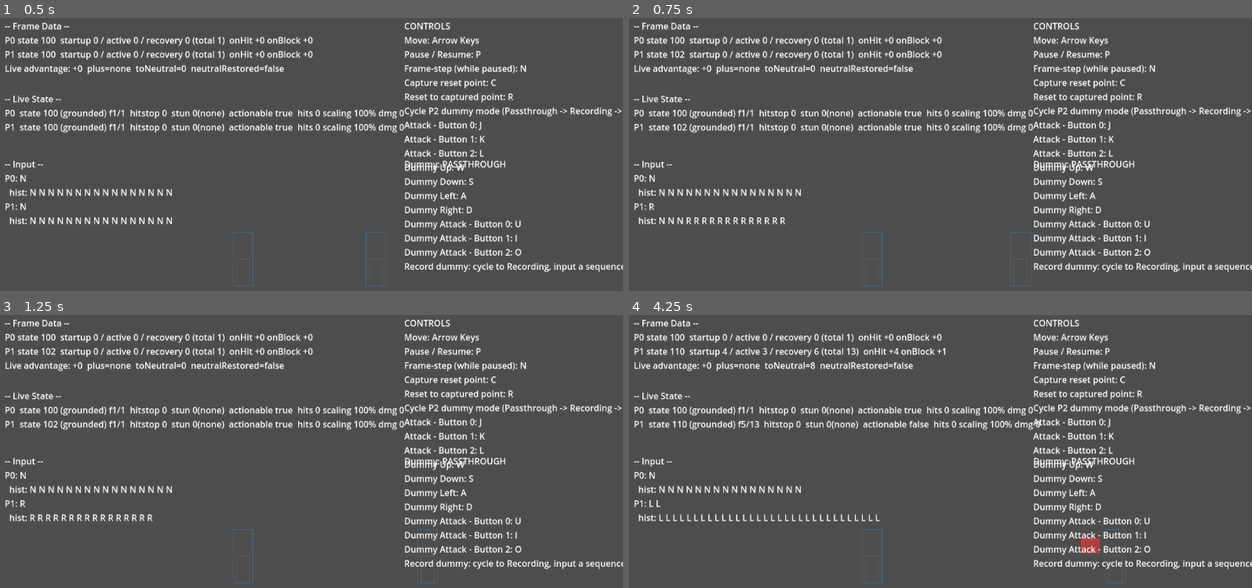
Above: before the commit, frames 1-4 (two rows, left to right).
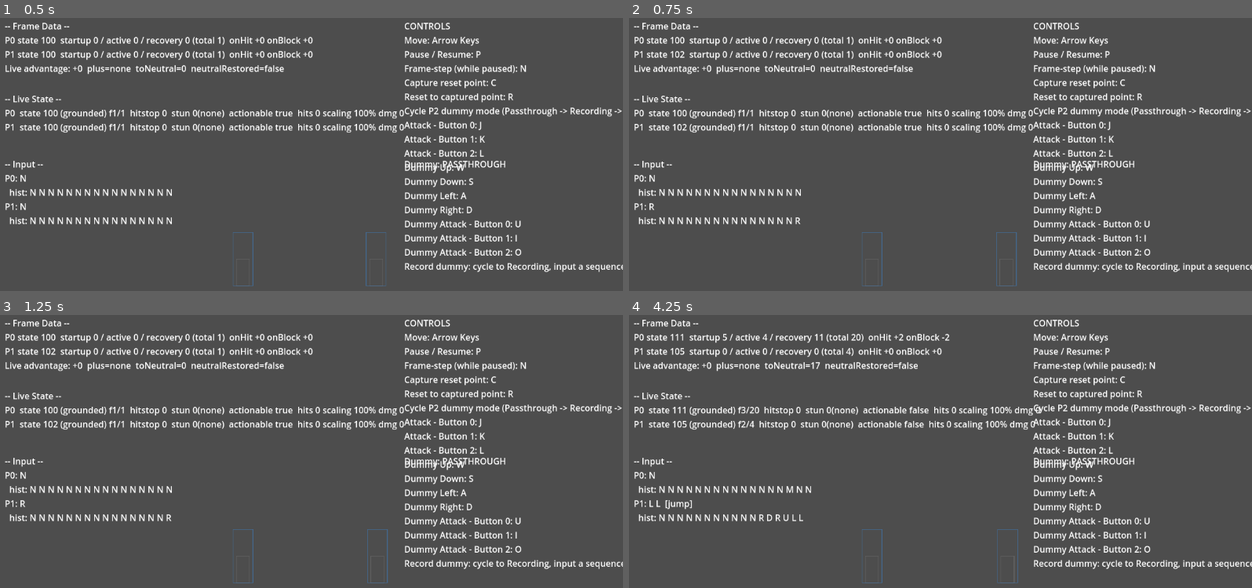
Above: after the commit, the same moments.

Repository: thetitan555/FoggyGlass
Game: Godot game, scene res://scenes/training_mode.tscn
Two runs of this game, one before a commit and one after it. Both use one fixed random seed, a clock stepped at 60 frames per second and the inputs below. This scene is started directly instead of the project's main scene.
Inputs:
- Up to frame 1 (0.5 s): no input
- Up to frame 2 (0.75 s): tap Enter at 0.5 s; hold D (tm_dummy_right) from 0.53 s (still down); hold N (tm_step) from 0.53 s (still down)
- Up to frame 3 (1.25 s): keep holding D (tm_dummy_right); keep holding N (tm_step)
- Up to frame 4 (4.25 s): tap R (tm_do_reset) at 1.25 s; release D (tm_dummy_right) at 1.28 s; release N (tm_step) at 1.28 s; hold S (tm_dummy_down) 1.28-2.03 s; tap J (tm_button_0) at 1.35 s; tap N (tm_step) every 0.75 s from 1.55 to 3.8 s; tap C (tm_capture_reset) at 2 s; hold D (tm_dummy_right) 2.03-2.78 s; hold K (tm_button_1) 2.03-2.78 s; hold W (tm_dummy_up) 2.78-3.53 s; tap L (tm_button_2) at 2.85 s; hold A (tm_dummy_left) from 3.53 s (still down); hold U (tm_dummy_button_0) from 3.53 s (still down)

Frame 1 is identical in both runs. In frame 2, 0.4% of the frame differs, in the area x 9-65%, y 72-99%; in frame 3, 0.5%; in frame 4, 3.3%, in the area x 4-80%, y 6-99%.

Commit message:
TKT-P1.1R3-03: frame-step auto-pause (decided, re-gate 4)
The bound frame-step control (N, tm_step) now calls set_paused(true) then
step_once(), so a human can step from a running sim in one press without
pausing first. Change lives in the binding (_unhandled_input); step_once()
itself is unchanged. Supersedes the provisional JC-045 non-auto-pause
binding.

Headless: from a running (unpaused) shell, invoking the bound tm_step handler
now leaves is_paused() true and advances exactly one tick
(test_control_surface.gd).

Diff:
--- a/game/scenes/training_mode.gd
+++ b/game/scenes/training_mode.gd
@@ -263,6 +263,14 @@
 	if event.is_action_pressed("tm_pause"):
 		set_paused(not is_paused())
 	elif event.is_action_pressed("tm_step"):
+		# TKT-P1.1R3-03 (training-mode.md "Frame-step auto-pause," decided at
+		# re-gate 4; supersedes the provisional JC-045 non-auto-pause binding).
+		# Auto-pause lives HERE, in the binding — set_paused(true) THEN
+		# step_once() — so a human can step from a RUNNING sim in one key
+		# press without pressing pause first. step_once() itself is unchanged
+		# (other callers, e.g. a test driving a session already paused, are
+		# unaffected).
+		set_paused(true)
 		step_once()
 	elif event.is_action_pressed("tm_capture_reset"):
 		capture_reset()
--- a/game/tests/test_control_surface.gd
+++ b/game/tests/test_control_surface.gd
@@ -50,6 +50,7 @@
 func _run() -> void:
 	await _test_pause_action_toggles_through_shell()
 	await _test_step_action_advances_one_tick_through_shell()
+	await _test_step_action_auto_pauses_from_a_running_sim()
 	await _test_reset_actions_through_shell()
 	await _test_dummy_mode_cycle_action_through_shell()
 	_test_device_sampler_encodes_attack_buttons()
@@ -87,6 +88,21 @@
 	var t0: int = tm.inspection_view().tick()
 	tm._unhandled_input(_press("tm_step"))
 	_eq(tm.inspection_view().tick(), t0 + 1, "tm_step action advances exactly one tick through step_once()")
+	tm.get_parent().queue_free()
+
+
+## TKT-P1.1R3-03 (training-mode.md "Frame-step auto-pause," decided at re-gate
+## 4; supersedes the provisional JC-045 non-auto-pause binding). From a
+## RUNNING (not-yet-paused) shell, the bound tm_step action must BOTH pause
+## the sim AND advance exactly one tick — a human can step straight out of a
+## running sim in one press, without pressing pause first.
+func _test_step_action_auto_pauses_from_a_running_sim() -> void:
+	var tm := await _make_shell()
+	_true(not tm.is_paused(), "a fresh shell is RUNNING (not paused) before the step action")
+	var t0: int = tm.inspection_view().tick()
+	tm._unhandled_input(_press("tm_step"))
+	_true(tm.is_paused(), "tm_step action AUTO-PAUSES a running sim (TKT-P1.1R3-03)")
+	_eq(tm.inspection_view().tick(), t0 + 1, "tm_step action still advances exactly one tick while auto-pausing")
 	tm.get_parent().queue_free()
 
 
